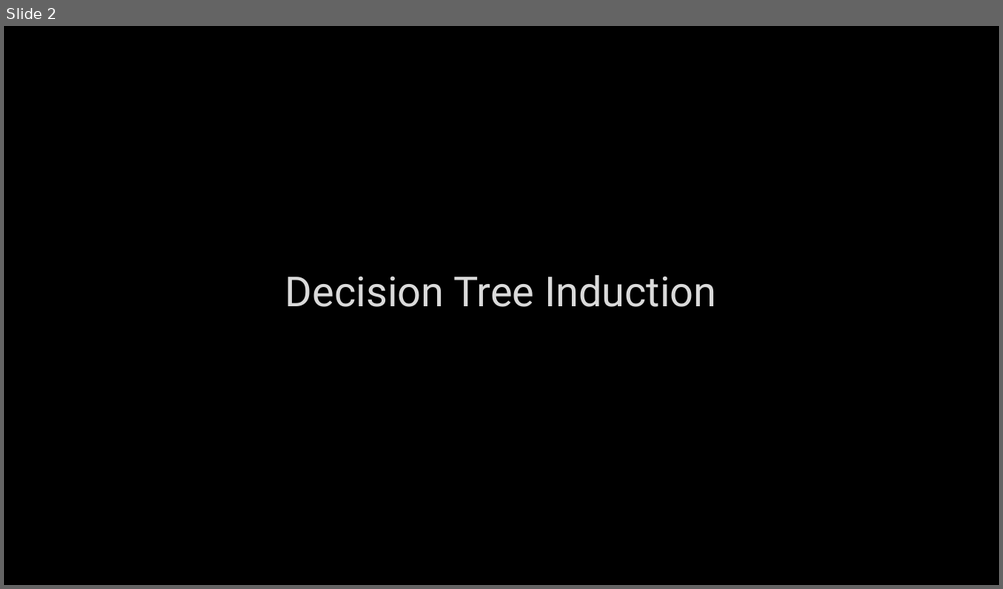
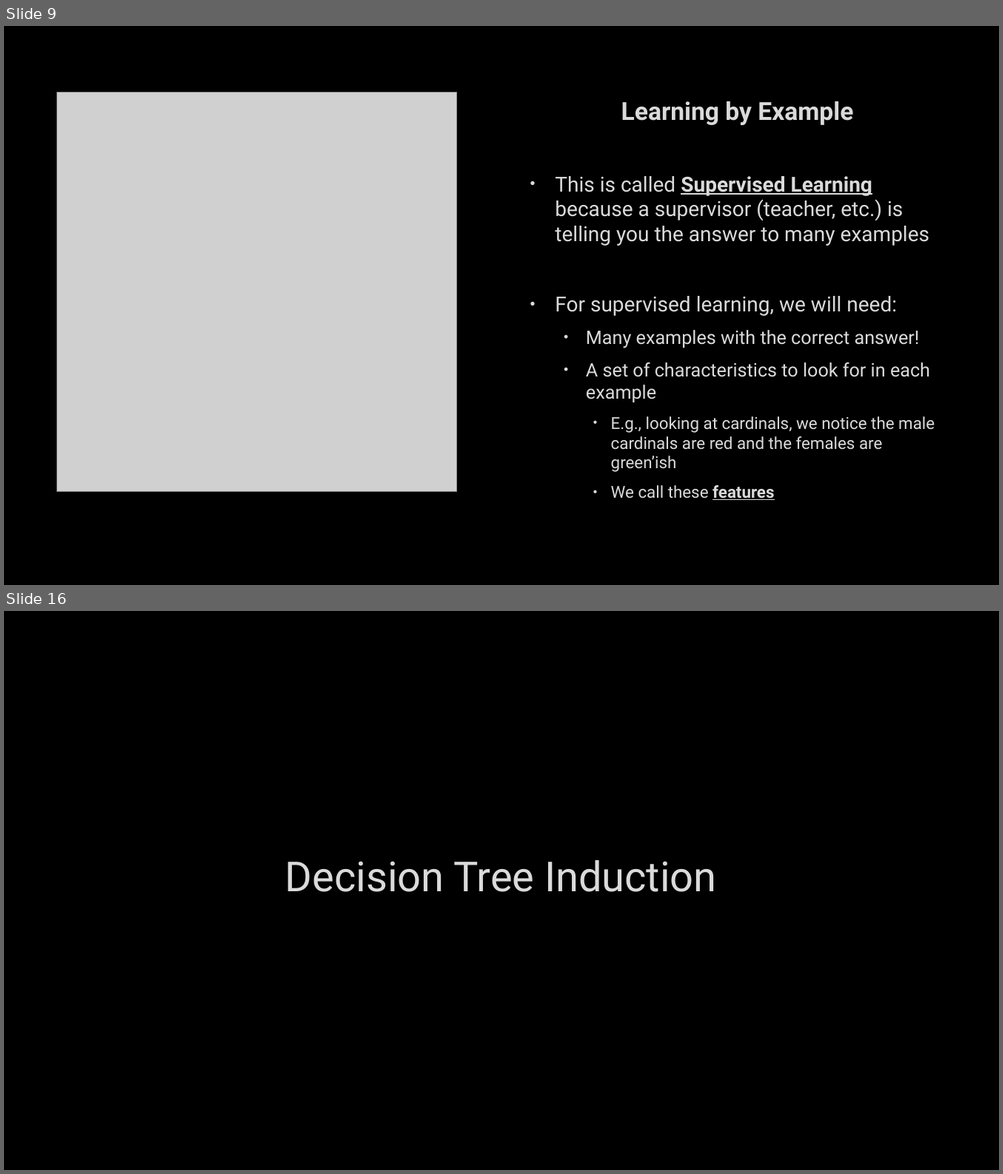
Before and after one commit to markfloryan/AI, a slide deck: slides/13-ML-DecisionTrees.pptx. Shown one above the other, each under a label of ours: slide 2 before the commit, slides 9 and 16 after it; the slides between them are not shown. The pictures are 1003x589 and 1003x1174 pixels, drawn with LibreOffice and Linux fonts; fonts in the diff are those of the drawing; grey boxes stand for pictures; background and template pictures are left out. Boxes give left, top, right and bottom in pixels: in the first picture for what was removed or moved away, otherwise in the second. Text is boxed around its words. In the diff, an @@ line names an element or a change of style, - is before the commit and + after.

```diff
--- a/slides/13-ML-DecisionTrees.pptx
+++ b/slides/13-ML-DecisionTrees.pptx
@@ slide 9 added at (x1=4, y1=26, x2=999, y2=585), background picture (left out) @@
@@ picture added at (x1=57, y1=92, x2=457, y2=491) @@
@@ text added at (x1=555, y1=101, x2=934, y2=500), 20 pt, text #DADADA @@
+Learning by Example
+• This is called Supervised Learning because a supervisor (teacher, etc.) is telling you the answer to many examples
+• For supervised learning, we will need:
+  • Many examples with the correct answer!
+  • A set of characteristics to look for in each example
+    • E.g., looking at cardinals, we notice the male cardinals are red and the females are green’ish
+    • We call these features
@@ what was slide 2 is now slide 16 @@
```
Also in this commit, not shown: 14 slides changed, 13 other slides added, 9 other files.
